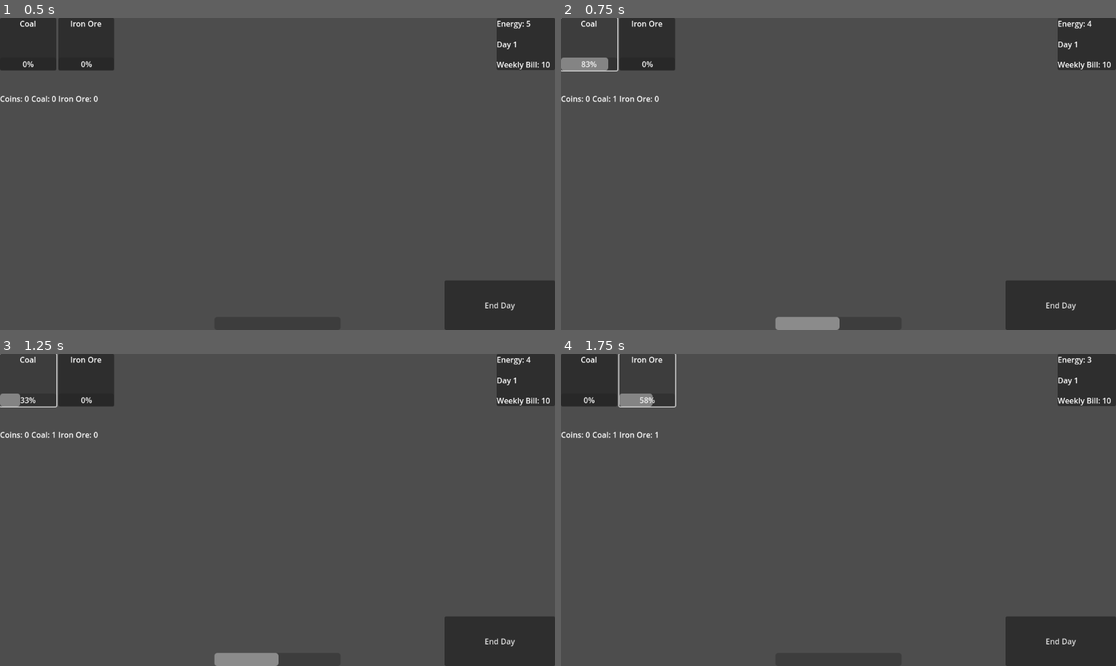
Above: before the commit, frames 1-4 (two rows, left to right).
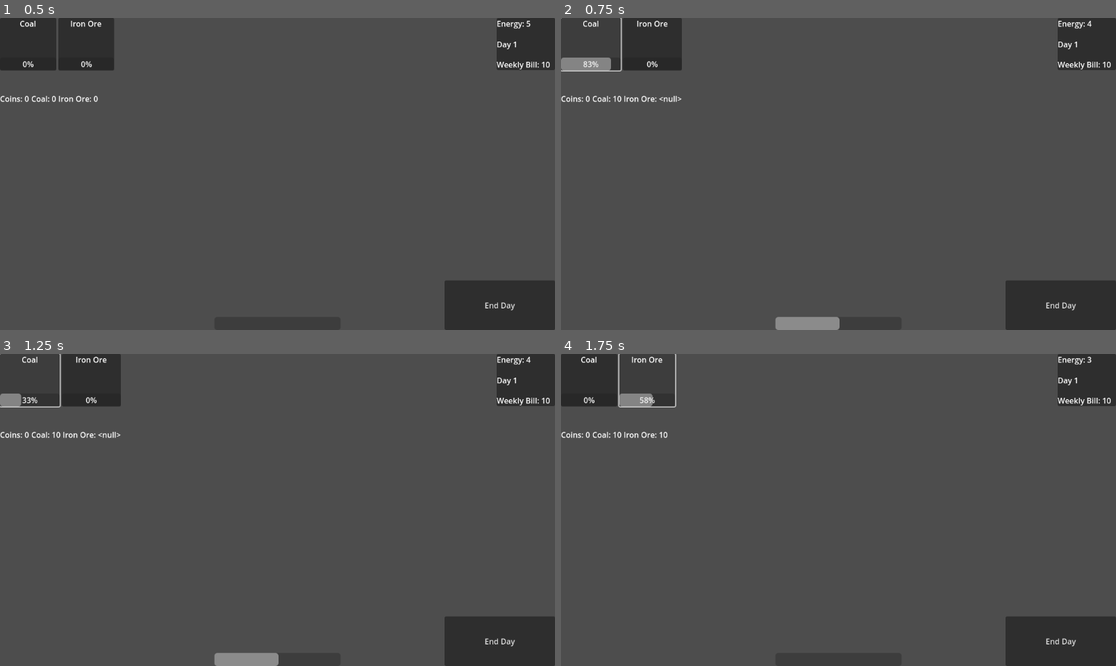
Above: after the commit, the same moments.

Repository: Uziel-8/OAI-BLACKSMITH-POC
Game: Godot game, scene res://Scenes/level.tscn
Same seed, same stepped clock (60 frames per second), same inputs: the game is played once before the commit and once after it.
Inputs:
- Up to frame 1 (0.5 s): no input
- Up to frame 2 (0.75 s): click "Coal" at 0.5 s
- Up to frame 3 (1.25 s): no input
- Up to frame 4 (1.75 s): click "Iron Ore" at 1.25 s

Frame 1 is identical in both runs. In frame 2, 0.7% of the frame differs, in the area x 3-22%, y 0-27%; in frame 3, 0.6%; in frame 4, 0.1%.

Commit message:
halfway through adding crafting recipe system

Diff:
--- /dev/null
+++ b/OAI Blacksmith POC/Resources/iron_shortblade.tres
@@ -0,0 +1,9 @@
+[gd_resource type="Resource" script_class="Recipe" load_steps=2 format=3 uid="uid://ciaup1kmd4osb"]
+
+[ext_resource type="Script" uid="uid://6hajeihxbmh0" path="res://Scripts/crafting_recipe.gd" id="1_0oss1"]
+
+[resource]
+script = ExtResource("1_0oss1")
+name = "Iron Shortblade Recipe"
+description = "A recipe to craft a short blade of crude iron, to be combined with a hilt"
+metadata/_custom_type_script = "uid://6hajeihxbmh0"
--- a/OAI Blacksmith POC/Scenes/inventory_hbox.gd
+++ b/OAI Blacksmith POC/Scenes/inventory_hbox.gd
@@ -13,7 +13,7 @@
 	coin_label.text = str(Globals.coins)
 
 func _on_inventory_changed():
-	for item in Globals.inventory:
-		coal_label.text = str("Coal: ", Globals.inventory["coal"])
-		iron_ore_label.text = str("Iron Ore: ", Globals.inventory["iron_ore"])
-	print("Bin")
+	#for item in Globals.inventory:
+	coal_label.text = str("Coal: ", Globals.inventory.get("coal"))
+	iron_ore_label.text = str("Iron Ore: ", Globals.inventory.get("iron_ore"))
+	print(Globals.inventory)
--- a/OAI Blacksmith POC/Scenes/mining_gridbox.gd
+++ b/OAI Blacksmith POC/Scenes/mining_gridbox.gd
@@ -30,7 +30,7 @@
 func _on_mine_coal_pressed() -> void:
 	if Globals.energy > 0:
 		mine_coal.disabled = true
-		Globals.update_item("coal", 1)
+		Globals.update_item("coal", 10)
 		coal_timer.start()
 		EventBus.mined.emit()
 	else:
@@ -41,8 +41,7 @@
 func _on_mine_iron_ore_pressed() -> void:
 	if Globals.energy > 0:
 		mine_iron.disabled = true
-		#Inventory.add_item(iron_ore)
-		Globals.update_item("iron_ore", 1)
+		Globals.update_item("iron_ore", 10)
 		#i want to find a way to change this from emitting manually like this, to emitting automatically when the dict is updated - like coins
 		iron_ore_timer.start()
 		EventBus.mined.emit()
--- a/OAI Blacksmith POC/Scenes/smithy.tscn
+++ b/OAI Blacksmith POC/Scenes/smithy.tscn
@@ -14,3 +14,8 @@
 anchor_bottom = 1.0
 offset_right = 310.0
 grow_vertical = 2
+
+[node name="Button" type="Button" parent="Panel"]
+layout_mode = 0
+offset_right = 8.0
+offset_bottom = 8.0
--- a/OAI Blacksmith POC/Scenes/trader.tscn
+++ b/OAI Blacksmith POC/Scenes/trader.tscn
@@ -58,7 +58,5 @@
 
 [connection signal="pressed" from="Panel/VSplitContainer/VBoxContainer/HSplitContainer/CoalBuy" to="." method="_on_coal_buy_pressed"]
 [connection signal="pressed" from="Panel/VSplitContainer/VBoxContainer/HSplitContainer/CoalSell" to="." method="_on_coal_sell_pressed"]
-[connection signal="pressed" from="Panel/VSplitContainer/VBoxContainer/HSplitContainer2/IronOreBuy" to="." method="_on_coal_buy_pressed"]
 [connection signal="pressed" from="Panel/VSplitContainer/VBoxContainer/HSplitContainer2/IronOreBuy" to="." method="_on_iron_ore_buy_pressed"]
-[connection signal="pressed" from="Panel/VSplitContainer/VBoxContainer/HSplitContainer2/IronOreSell" to="." method="_on_coal_sell_pressed"]
 [connection signal="pressed" from="Panel/VSplitContainer/VBoxContainer/HSplitContainer2/IronOreSell" to="." method="_on_iron_ore_sell_pressed"]
--- a/OAI Blacksmith POC/Scripts/Globals.gd
+++ b/OAI Blacksmith POC/Scripts/Globals.gd
@@ -23,10 +23,7 @@
 
 var xp_threshold = 100
 
-var inventory: Dictionary = {
-	"coal": 0,
-	"iron_ore": 0
-}
+var inventory: Dictionary = {}
 
 func update_item(item, amount):
 	if inventory.has(item):
--- /dev/null
+++ b/OAI Blacksmith POC/Scripts/crafting_recipe.gd
@@ -0,0 +1,39 @@
+extends Node
+
+class_name Recipe
+
+var recipes : Dictionary = {
+	"iron bar" = {
+		NAME = "Iron Bar",
+		INGREDIENTS = {"iron_ore" = 1, "coal" = 1},
+		OUTPUT = {"iron_bar" = 1}
+		},
+	"iron shortblade" = {
+		NAME = "Iron Shortblade",
+		INGREDIENTS = {"iron_bar" = 2, "coal" = 1},
+		OUTPUT = {"iron_shortblade" = 1}
+	},
+	}
+
+
+func craft(key_name):
+	var recipe: Dictionary = recipes[key_name]
+
+	if recipe != null:
+		var ingredients: Dictionary = recipe["ingredients"]
+		var output: Dictionary = recipe["output"]
+
+		if Globals.inventory.has_all(ingredients.keys()):
+			var obtained_ingredients: int = 0
+			for item in ingredients:
+				if Globals.inventory[item] >= ingredients[item]:
+					obtained_ingredients += 1
+
+			if obtained_ingredients == ingredients.size():
+				for item in ingredients:
+					pass
+					##globals.update_item or some shit goes here
+		else:
+			print("can't craft - missing ingredients")
+
+	Globals.energy -= 1
Not shown, added: OAI Blacksmith POC/Scripts/crafting_recipe.gd.uid
